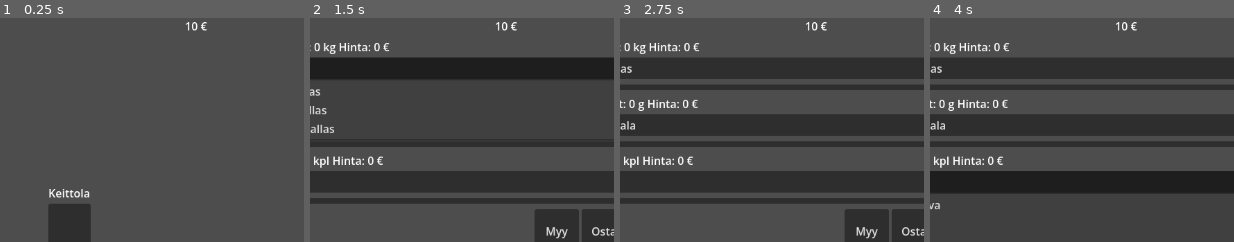
Above: before the commit, frames 1-4 (left to right).
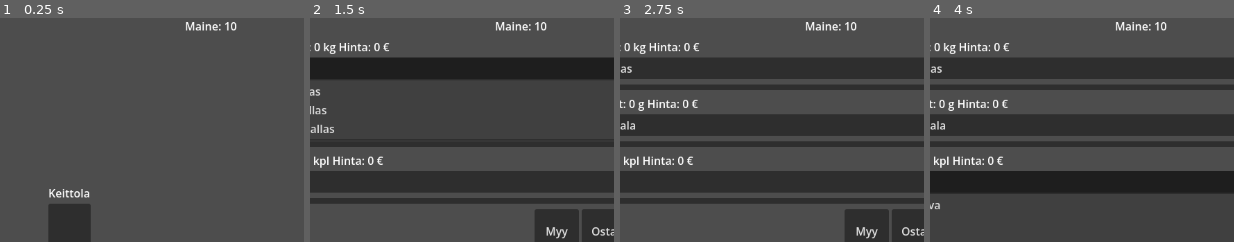
Above: after the commit, the same moments.

Repository: VelluVu/pimea-panimo-godot4
Game: Godot game, scene res://scenes/main.tscn
Two runs of this game, one before a commit and one after it. Both use one fixed random seed, a clock stepped at 60 frames per second and the inputs below.
Inputs (mouse positions are % of the whole screen's width and height, from its top left):
- Up to frame 1 (0.25 s): no input
- Up to frame 2 (1.5 s): click (85, 37) at 0.5 s; click "Pilsner mallas" at 1.25 s
- Up to frame 3 (2.75 s): click "Magnum Humala" at 2 s
- Up to frame 4 (4 s): click "Karamelli Mallas" at 2.75 s; click "Leivonta hiiva" at 3.5 s
The pictures show only the part of the screen within x 13-63%, y 0-50%; the shares and areas given below are measured in that part.

The runs differ from the first frame. In frame 1, 0.4% of the frame differs, in the area x 61-78%, y 1-6%; in frame 2, 0.4%; in frame 3, 0.4%; in frame 4, 0.4%.

Commit message:
Fix reputation resource

Diff:
--- a/scenes/ui/top_panel_resources.gd
+++ b/scenes/ui/top_panel_resources.gd
@@ -35,7 +35,7 @@
 		if change != 0:
 			_create_popup_effect(reputation_label, change, " €", false)
 
-	reputation_label.text = str(new_reputation) + " €"
+	reputation_label.text = "Maine: " + str(new_reputation)
 	last_reputation = new_reputation
 
 	# B: LASKETAAN RISKI-MUUTOS LENNOSTA
